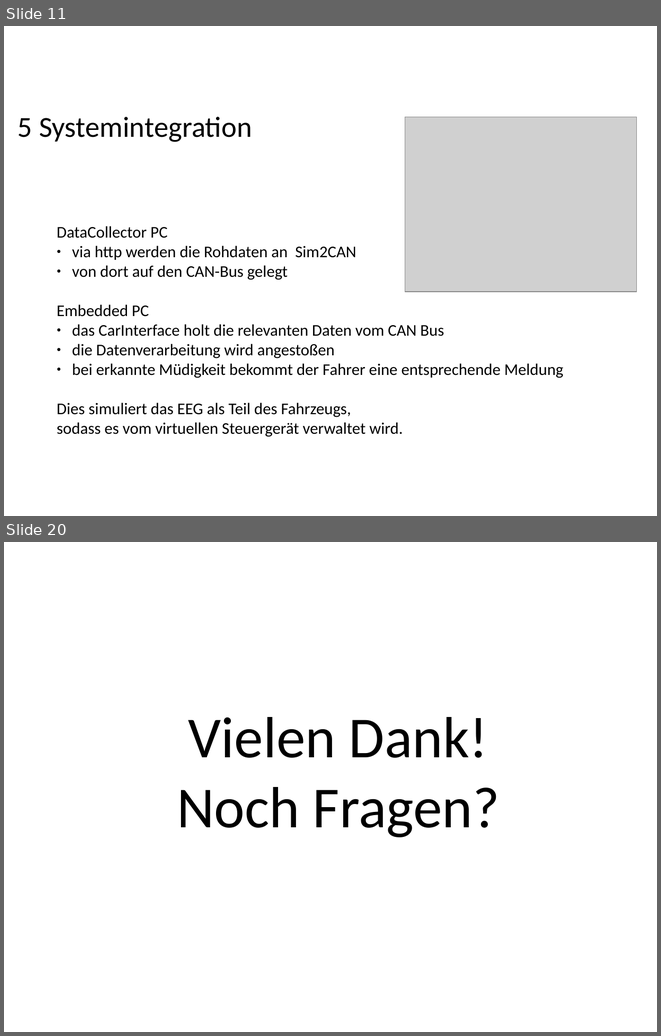
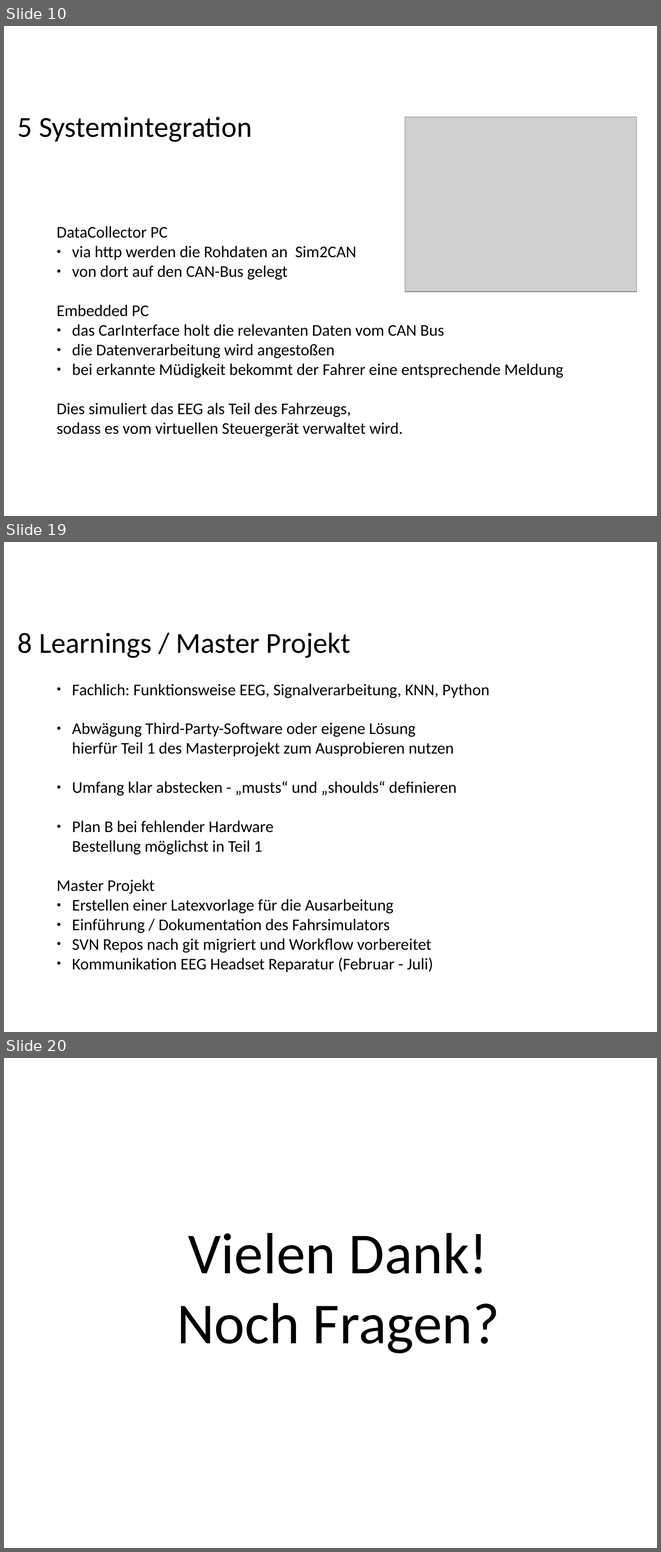
Before and after one commit to ppasler/current-adas, a slide deck: project/presentation/Praesentation_PoSDBoS_Pasler.odp. Shown one above the other, each under a label of ours: slides 11 and 20 before the commit, slides 10, 19 and 20 after it; the slides between them are not shown. The pictures are 661x1036 and 661x1552 pixels, drawn with LibreOffice and Linux fonts; fonts in the diff are those of the drawing; grey boxes stand for pictures; background and template pictures are left out. Boxes give left, top, right and bottom in pixels: in the first picture for what was removed or moved away, otherwise in the second. Text is boxed around its words. In the diff, an @@ line names an element or a change of style, - is before the commit and + after.

```diff
--- a/project/presentation/Praesentation_PoSDBoS_Pasler.odp
+++ b/project/presentation/Praesentation_PoSDBoS_Pasler.odp
@@ slide 19 added at (4,542,657,1032), background #FFFFFF @@
@@ text added at (18,633,351,658), 32 pt, text #000000 @@
+8 Learnings / Master Projekt
@@ text added at (56,684,489,972), 18 pt, text #000000 @@
+● Fachlich: Funktionsweise EEG, Signalverarbeitung, KNN, Python
+● Abwägung Third-Party-Software oder eigene Lösung
+  hierfür Teil 1 des Masterprojekt zum Ausprobieren nutzen
+● Umfang klar abstecken - „musts“ und „shoulds“ definieren
+● Plan B bei fehlender Hardware
+  Bestellung möglichst in Teil 1
+Master Projekt
+● Erstellen einer Latexvorlage für die Ausarbeitung
+● Einführung / Dokumentation des Fahrsimulators
+● SVN Repos nach git migriert und Workflow vorbereitet
+● Kommunikation EEG Headset Reparatur (Februar - Juli)
@@ what was slide 11 is now slide 10 @@
```
Also in this commit, not shown: 10 slides changed, 2 other slides added, 2 slides removed, 1 other file.
